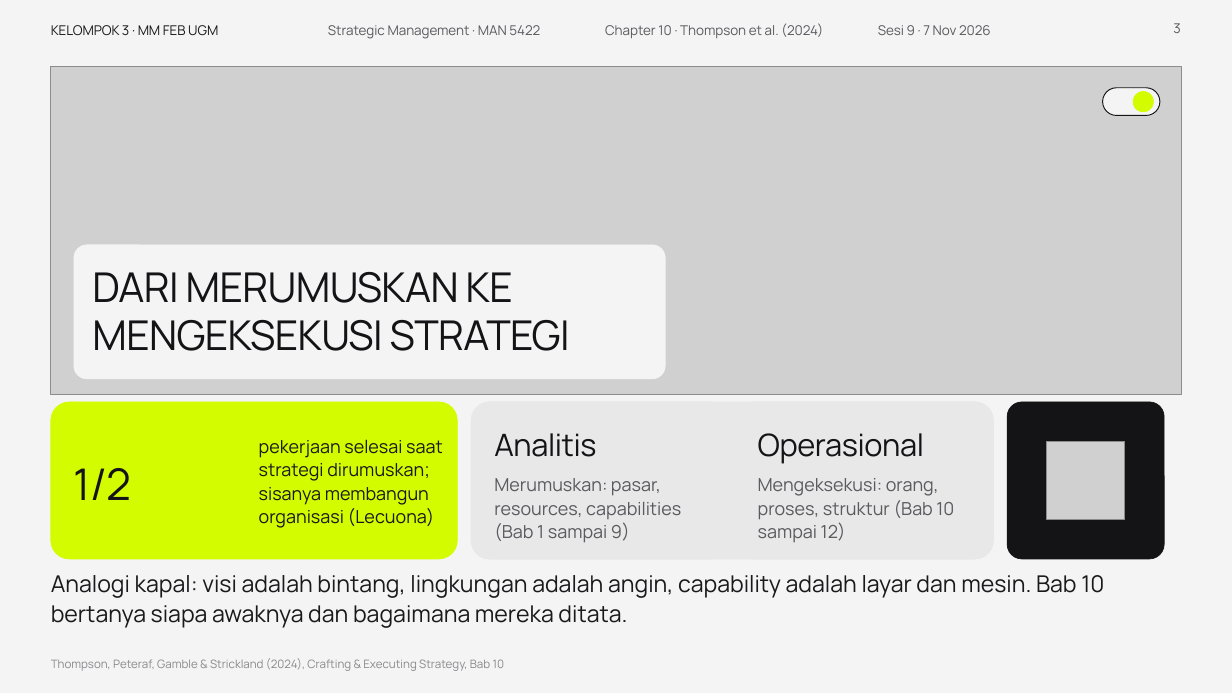
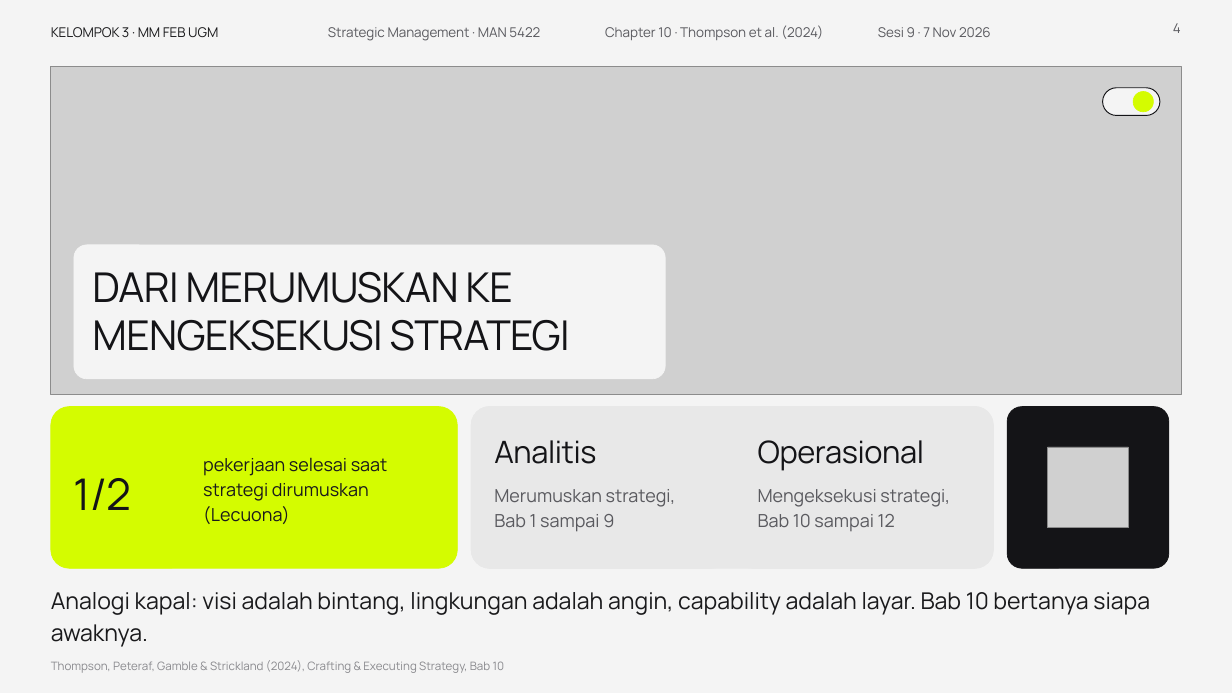
Before and after one commit to aslihabnuri/Dom-Manipulation, a slide deck: slide 4 of presentasi_ch10_kelompok3/SMJKT_Group 3_Aslih_Chapter 10 Strategy Execution.pptx (slide 3 before the commit). Drawn at 1232x693 pixels with LibreOffice and Linux fonts; fonts in the diff are those of the drawing; grey boxes stand for pictures; background and template pictures are left out. Boxes give left, top, right and bottom in pixels: in the first picture for what was removed or moved away, otherwise in the second. Text is boxed around its words. In the diff, an @@ line names an element or a change of style, - is before the commit and + after.

```diff
--- a/presentasi_ch10_kelompok3/SMJKT_Group 3_Aslih_Chapter 10 Strategy Execution.pptx
+++ b/presentasi_ch10_kelompok3/SMJKT_Group 3_Aslih_Chapter 10 Strategy Execution.pptx
@@ page number at [1173,23,1181,33]: text changed @@
-3
+4
@@ rounded rectangle: place and size @@
-rounded rectangle at [51,402,457,559]
+rounded rectangle at [51,407,457,568]
@@ line spacing 1.1 to 1.22 in 8 elements at [51,27,218,37], [328,27,540,41], [605,25,823,40], [878,27,991,37], [51,660,505,673], [494,440,596,464], [758,440,924,471], [74,478,131,510] @@
@@ rounded rectangle: place and size @@
-rounded rectangle at [471,402,994,559]
+rounded rectangle at [471,407,994,568]
@@ rounded rectangle: place and size @@
-rounded rectangle at [471,402,730,559]
+rounded rectangle at [471,407,730,568]
@@ rounded rectangle: place and size @@
-rounded rectangle at [735,402,994,559]
+rounded rectangle at [735,407,994,568]
@@ proportions changed in 5 elements at [471,407,994,568], [51,407,457,568], [471,407,730,568], [735,407,994,568], [1007,407,1169,568] @@
@@ rounded rectangle: place and size @@
-rounded rectangle at [1007,402,1165,559]
+rounded rectangle at [1007,407,1169,568]
@@ picture: place and size @@
-picture at [1046,442,1125,520]
+picture at [1048,447,1129,529]
@@ text at [203,458,388,524]: text changed @@
-pekerjaan selesai saat strategi dirumuskan; sisanya membangun organisasi (Lecuona)
+pekerjaan selesai saat strategi dirumuskan (Lecuona)
@@ text at [494,489,676,532]: text changed @@
-Merumuskan: pasar, resources, capabilities (Bab 1 sampai 9)
+Merumuskan strategi, Bab 1 sampai 9
@@ text at [758,489,950,531]: text changed @@
-Mengeksekusi: orang, proses, struktur (Bab 10 sampai 12)
+Mengeksekusi strategi, Bab 10 sampai 12
@@ text at [51,592,1150,647]: text changed @@
-Analogi kapal: visi adalah bintang, lingkungan adalah angin, capability adalah layar dan mesin. Bab 10 bertanya siapa awaknya dan bagaimana mereka ditata.
+Analogi kapal: visi adalah bintang, lingkungan adalah angin, capability adalah layar. Bab 10 bertanya siapa awaknya.
```
Also in this commit, not shown: 17 other slides changed, 1 slide added, 3 other files.
